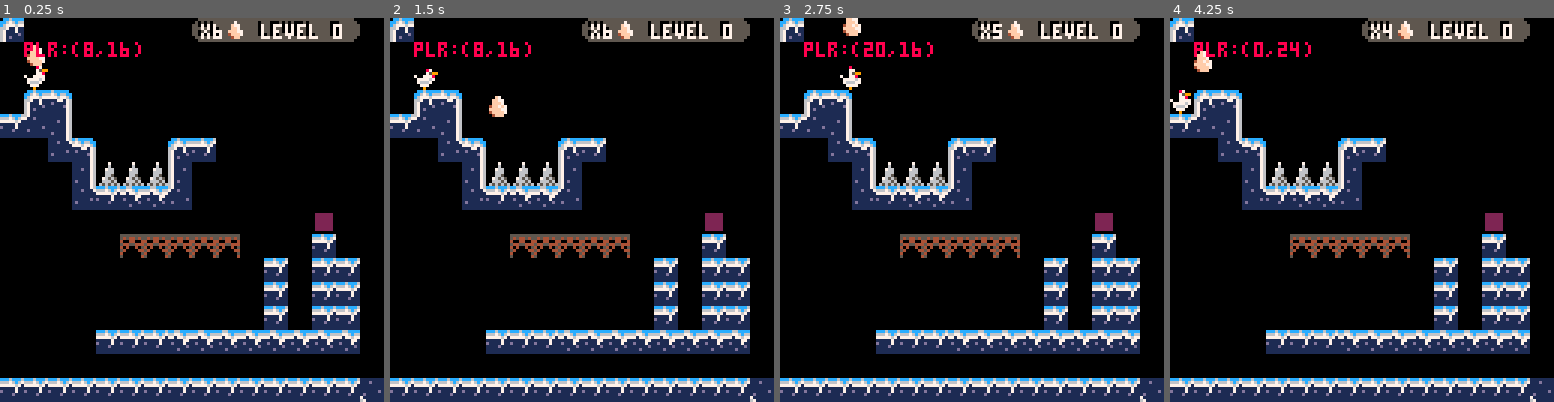
Above: before the commit, frames 1-4 (left to right).
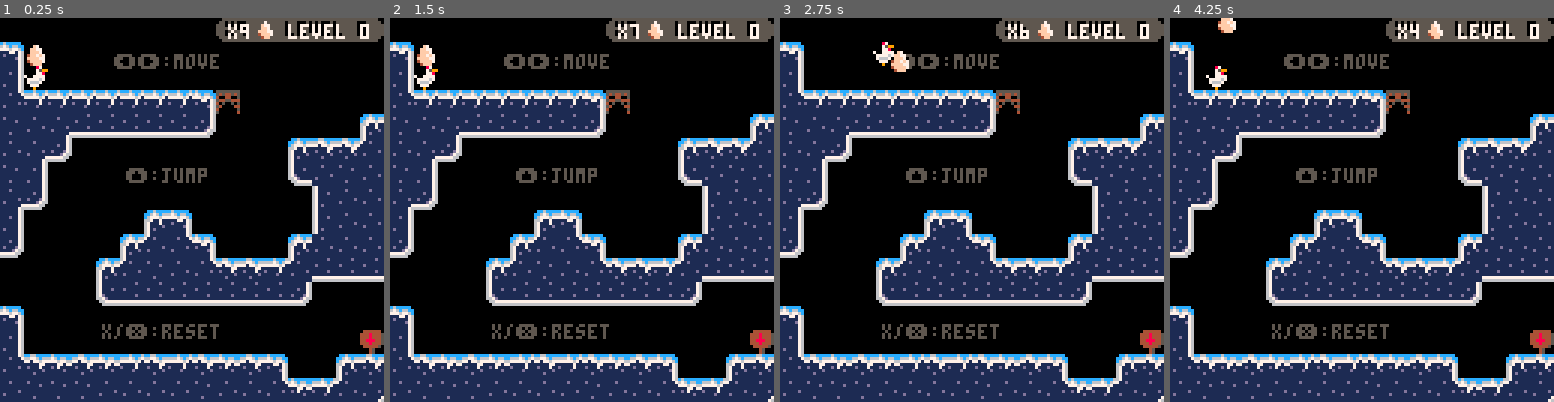
Above: after the commit, the same moments.

Repository: olmorrish/GMTK2021
Game: PICO-8 cartridge gmtk21.p8
Same seed, same stepped clock (60 frames per second), same inputs: the game is played once before the commit and once after it.
Inputs:
- Up to frame 1 (0.25 s): no input
- Up to frame 2 (1.5 s): tap X (X key) at 0.33, 1.07 s; tap O (Z key) at 0.7 s
- Up to frame 3 (2.75 s): hold Right 1.6-2.1 s; tap O (Z key) at 1.7, 2.1, 2.5 s; tap X (X key) at 1.85 s; hold Up 2.15-2.42 s; hold Right from 2.47 s (still down)
- Up to frame 4 (4.25 s): tap O (Z key) every 0.4 s from 2.9 to 4.1 s; tap X (X key) at 2.97, 4.08 s; release Right at 3.03 s; hold Left 3.08-3.58 s; hold Down 3.63-3.97 s; hold Right from 4.02 s (still down)

The runs differ from the first frame. In frame 1, 50% of the frame differs, in the area x 0-100%, y 0-100%; in frame 2, 51%; in frame 3, 51%; in frame 4, 51%.

Commit message:
3 Levels, Reset, Misc Fixes

Diff:
--- a/gmtk21.p8
+++ b/gmtk21.p8
@@ -27,7 +27,8 @@
   h=8, w=8,
   dx=0, dy=0,
   max_dx=2, max_dy=3,
-  anim=0 --todo
+  anim_speed=0.1,
+		next_anim_time=time(),
  }
 
  --physics
@@ -38,7 +39,7 @@
  gameover=false
  carrying_egg=true
  level_num=0
- lives_left=6
+ lives_left=9
 
  --camera
  cam_x=0
@@ -49,18 +50,31 @@
 --update and draw
 
 function _update()
-	player_update()
-	egg_update()
-	camera_update()
+ if not gameover then
+		player_update()
+		egg_update()
+		camera_update()
+		cheats_update()
+ end
 end
 
 function _draw()
  cls()
 	map(0,0)
-	player_draw()
-	egg_draw()
+
+	tips_draw()
+
+	if gameover then
+	 gameover_draw()
+	else
+	 player_draw()
+	end
+
+
 	ui_draw()
-	debug_draw()
+ egg_draw()
+ --debug_draw()
+
 end
 
 function camera_update()
@@ -72,6 +86,7 @@
 end
 
 function player_draw()
+ if gameover then return end
 
  if player.jumping then
  	player.sp=5
@@ -117,26 +132,101 @@
 end
 
 function ui_draw()
- spr(52,75,0)
+
+ local x=cam_x
+ local y=cam_y
+
+ --background panel
+ spr(49,x+72,y)
+ i=80
+ while i<=112 do
+  spr(50,x+i,y+0)
+  i+=8
+ end
+ spr(51,x+120,y)
+
+ --mini-egg
+ if level_num<10 then
+  spr(52,x+85,y+0)
+ else
+  spr(52,x+84,y+0)
+ end
 
  local str_lives="x"..lives_left
- print(str_lives,66,1,0)
- print(str_lives,67,2,7)
+ print(str_lives,x+75,y+1,0)
+ print(str_lives,x+76,y+2,7)
 
  local str_lvl="level "..level_num
- if(level_num<10) then
-  print(str_lvl,86,1,0)
-  print(str_lvl,87,2,7)
+ if level_num<10 then
+  print(str_lvl,x+95,y+1,0)
+  print(str_lvl,x+96,y+2,7)
  else
-  print(str_lvl,84,1,0)
-  print(str_lvl,85,2,7)
- end
+  print(str_lvl,x+92,y+1,0)
+  print(str_lvl,x+93,y+2,7)
+ end
+end
+
+function gameover_draw()
+ --offsets
+ local x=cam_x local y=cam_y
+
+ --background
+	rectfill(x+32,y+32,
+	 x+96,y+96,7)
+	rectfill(x+33,y+33,
+	 x+95,y+95,0)
+
+	--teleport that egg over here
+	egg.x=x+59
+	egg.y=y+60
+	if time()>egg.next_anim_time then
+ 	if egg.sp<25 then
+ 	 egg.sp+=1
+ 	end
+ 	egg.next_anim_time=time()+egg.anim_speed
+ end
+
+ --meticulously-placed text
+ print("you ran out of",x+37,y+40,7)
+ print("lives!",x+53,y+48,7)
+
+ print("ctrl+r",x+53,y+76,7)
+ print("to retry",x+48,y+84,7)
+
+end
+
+function tips_draw()
+	tip("⬅️➡️:move",38,12,0)
+	tip("⬆️:jump",42,50,0)
+	tip("x/❎:reset",34,102,0)
+
+	tip("spikes hurt!",32,12,1)
+	tip("z/🅾️:throw",20,52,1)
+	tip("z/🅾️:pick up",20,60,1)
+	tip("no egg=",44,80,1)
+	tip("move faster",44,86,1)
+	tip("jump farther",44,92,1)
+
+	tip("🅾️/z + ⬆️",32,32,3)
+end
+
+function tip(text,xp,yp,lvl)
+	--offsets by level
+	local x=xp+(lvl*128)%1024
+	local y=yp+(flr(lvl/8))*128
+	print(text,x,y,5)
 end
 
 function debug_draw()
  --player coordinates
- local c="plr:".."("..flr(player.x)..","..flr(player.y)..")"
- print(c,cam_x+8,cam_y+8,8)
+ local p="plr:".."("..flr(player.x)..","..flr(player.y)..")"
+ local e="egg:".."("..flr(egg.x)..","..flr(egg.y)..")"
+ local c="cam:".."("..flr(cam_x)..","..flr(cam_y)..")"
+ local r="rsp:".."("..flr(player.resp_x)..","..flr(player.resp_y)..")"
+ print(p,cam_x+8,cam_y+8,8)
+ print(e,cam_x+8,cam_y+16,8)
+ print(c,cam_x+8,cam_y+24,8)
+ print(r,cam_x+8,cam_y+32,8)
 end
 -->8
 --player functions
@@ -173,6 +263,11 @@
 		end
  end
 
+ --❎ reset
+ if btnp(❎) then
+ 	kill_player()
+ end
+
  --map collision below
  if player.dy>0 then
   player.falling=true
@@ -181,13 +276,14 @@
 
   player.dy=limit_speed(player.dy,player.max_dy)
 
-  if collide_map(player,"down",0) then
+
+  if collide_map(player,"down",2) then
+  	kill_player()
+  elseif collide_map(player,"down",0) then
    player.landed=true
    player.falling=false
    player.dy=0
    player.y-=(player.y+player.h)%8
-  elseif collide_map(player,"down",2) then
-  	kill_player()
   end
  end
 
@@ -212,7 +308,7 @@
  	 player.dx=limit_speed(player.dx,player.max_dx)
   end
 
-  if collide_map(player,"left",0) then
+  if collide_map(player,"left",1) then
    player.x+=0
    player.dx=0
   end
@@ -226,7 +322,7 @@
  	 player.dx=limit_speed(player.dx,player.max_dx)
   end
 
-  if collide_map(player,"right",0) then
+  if collide_map(player,"right",1) then
    player.x-=0
    player.dx=0
   end
@@ -276,12 +372,20 @@
 --egg functions
 
 function egg_update()
+ if gameover then return end
+
  if carrying_egg then
+
+	 --map collision up
+	 if player.dy<0 then
+	  if collide_map(egg,"up",1) then
+	   player.dy=0 --blocks player
+	   --player.y+=0.5
+	  end
+	 end
 
 	 --map collision/friction left/right
 	 if player.dx<0 then
-	 	egg.dx=limit_speed(egg.dx,egg.max_dx)
-	  egg.dx+=friction
 	  if collide_map(egg,"left",0) then
 	   egg.dx=0
 	   player.dx=0 --blocks player
@@ -290,8 +394,6 @@
 	 end
 
 	 if player.dx>0 then
-	 	egg.dx=limit_speed(egg.dx,egg.max_dx)
-	  egg.dx-=friction
 	  if collide_map(egg,"right",0) then
 	   egg.dx=0
 	   player.dx=0 --blocks player
@@ -313,10 +415,12 @@
 		--map collision below
 	 if egg.dy>0 then
 	  egg.dy=limit_speed(egg.dy,egg.max_dy)
-	  if collide_map(egg,"down",0) then
+	  if collide_map(egg,"down",2) then
+  	 kill_egg()
+	  elseif collide_map(egg,"down",0) then
 	   egg.dy=0
 	   egg.y-=(egg.y+egg.h)%8
-	  end
+   end
 	 end
 
 	 --map collision above
@@ -330,7 +434,7 @@
 	 --map collision/friction left/right
 	 if egg.dx<0 then
 	 	egg.dx=limit_speed(egg.dx,egg.max_dx)
-	  if collide_map(egg,"left",0) then
+	  if collide_map(egg,"left",1) then
 	   egg.x+=0
 	   egg.dx=0
 	  end
@@ -338,7 +442,7 @@
 
 	 if egg.dx>0 then
 	 	egg.dx=limit_speed(egg.dx,egg.max_dx)
-	  if collide_map(egg,"right",0) then
+	  if collide_map(egg,"right",1) then
 	   egg.x-=0
 	   egg.dx=0
 	  end
@@ -364,7 +468,7 @@
  	else
  	 egg.dx=9999
  	end
- 	egg.dy=-10
+ 	egg.dy=-5
  end
 
 	carrying_egg=false
@@ -394,8 +498,8 @@
   x1=x+w-1 y1=y
   x2=x+w   y2=y+h-1
  elseif dir=="up" then
-  x1=x     y1=y-3
-  x2=x+w-1 y2=y-2
+  x1=x     y1=y-1
+  x2=x+w-1 y2=y
  elseif dir=="down" then
   x1=x     y1=y+h-1
   x2=x+w-1 y2= y+h
@@ -420,10 +524,10 @@
 
 function bound_player_egg()
 	--get level boundaries
-	local x1=level_num*128
-	local y1=0
-	local x2=level_num*128+128
-	local y2=128
+	local x1=(level_num*128)%1024
+	local y1=cam_y
+	local x2=(level_num*128)%1024+128
+	local y2=cam_y+128
 
 	--compensate for hitbox
 	x2-=8 y2-=8
@@ -431,12 +535,12 @@
 	if player.x<x1 then player.x=x1 end
 	if player.x>x2 then player.x=x2 end
 	if player.y<y1 then player.y=y1 end
-	if player.y>x2 then player.y=y2 end
+	if player.y>y2 then player.y=y2 end
 
 	if egg.x<x1 then egg.x=x1 end
 	if egg.x>x2 then egg.x=x2 end
 	if egg.y<y1 then egg.y=y1 end
-	if egg.y>x2 then egg.y=y2 end
+	if egg.y>y2 then egg.y=y2 end
 end
 -->8
 --game logic
@@ -446,8 +550,7 @@
 
 	--move player respawn
 	player.resp_x=(level_num*128)%1024+8
-	player.resp_y=(flr(level_num/8))*128+8
-
+	player.resp_y=(flr(level_num/8))*128
 
  respawn(false)
 end
@@ -458,6 +561,8 @@
 		lives_left-=1
 		if lives_left<1 then
 		 game_over()
+		else
+		 carrying_egg=true
 		end
 	end
 
@@ -467,11 +572,21 @@
  player.dx=0
  player.dy=0
 
-	carrying_egg=true
 end
 
 function game_over()
 	gameover=true
+	carrying_egg=false
+end
+-->8
+--cheats
+
+function cheats_update()
+	if btn(⬇️) then
+		if btnp(⬆️) then
+			next_level()
+		end
+	end
 end
 
 
@@ -685,30 +800,30 @@
 
 
 __gff__
-0000000000000000000000000000000000000000000000000000000000000000000000000000000000000000000000000000000000000000000000000000000000030303030303030303030303030303000303030303030303030303030303030000030300030003030003000303000300030300030303030003030303000303
-0440000000000000000000000000000001000000000000000000000000000000000000000000000000000000000000000000000000000000000000000000000000000000000000000000000000000000000000000000000000000000000000000000000000000000000000000000000000000000000000000000000000000000
+0000000000000000000000000000000000000000000000000000000000000000000000000000000000000000000000000000000000000000000000000000000003030303030003030303030303030303030303030303030303030303030303030303030303030003030003000303000303030303030303030003030303000303
+0540000000000000000000000000000001010101000000000000000000000000000000000000000000000000000000000000000000000000000000000000000000000000000000000000000000000000000000000000000000000000000000000000000000000000000000000000000000000000000000000000000000000000
 __map__
-4100000000000000313232323232330000000000000000000000000000000000000000000000000000000000000000000000000000000000000000000000000000000000000000000000000000000000000000000000000000000000000000000000000000000000000000000000000000000000000000000000000000000000
-0000000000000000000000000000000000000000000000000000000000000000000000000000000000000000000000000000000000000000000000000000000000000000000000000000000000000000000000000000000000000000000000000000000000000000000000000000000000000000000000000000000000000000
-0000000000000000000000000000000000000000000000000000000000000000000000000000000000000000000000000000000000000000000000000000000000000000000000000000000000000000000000000000000000000000000000000000008100000000000000000000000000000081000000000000000000000000
-0041440000000000000000000000000090909090000000000000000000000000909090810000000000000000000000009090908100000000000000000000000090909081000000000000000000000000909090810000000000000000000000009090900000000000000000000000000090909000000000000000000000000000
-4263540000000000000000000000000000000090000000000000000000000000000000000000000000000000000000000000000000000000000000000000000000000000000000000000000000000000000000000000000000000000000000000000000000000000000000000000000000000000000000000000000000000000
-0000624400000041420000000000000000000090000000810000000000000000000000000000000000000000000000000000000000000000000000000000000000000000000000000000000000000000000000000000000000000000000000000000000000000000000000000000000000000000000000000000000000000000
-0000005480808051000000000000000000000090000090900000000000000000000000000000000000000000000000000000000000000000000000000000000000000000000000000000000000000000000000000000000000000000000000000000000000000000000000000000000000000000000000000000000000000000
-0000006242434363000000000000000000000090808090000000000000000000000000000000000000000000000000000000000000000000000000000000000000000000000000000000000000000000000000000000000000000000000000000000000000000000000000000000000000000000000000000000000000000000
-0000000000000000000000000081000000000000000000000000000000000000000000000000000000000000000000000000000000000000000000000000000000000000000000000000000000000000000000000000000000000000000000000000000000000000000000000000000000000000000000000000000000000000
-0000000000909090909000000042000000000000000000000000000000000000000000000000000000000000000000000000000000000000000000000000000000000000000000000000000000000000000000000000000000000000000000000000000000000000000000000000000000000000000000000000000000000000
-0000000000000000000000420042420000000000000000000000000000000000000000000000000000000000000000000000000000000000000000000000000000000000000000000000000000000000000000000000000000000000000000000000000000000000000000000000000000000000000000000000000000000000
-0000000000000000000000420042420000000000000000000000000000000000000000000000000000000000000000000000000000000000000000000000000000000000000000000000000000000000000000000000000000000000000000000000000000000000000000000000000000000000000000000000000000000000
-0000000000000000000000420042420000000000000000000000000000000000000000000000000000000000000000000000000000000000000000000000000000000000000000000000000000000000000000000000000000000000000000000000000000000000000000000000000000000000000000000000000000000000
-0000000042424243434343434343430000000000000000000000000000000000000000000000000000000000000000000000000000000000000000000000000000000000000000000000000000000000000000000000000000000000000000000000000000000000000000000000000000000000000000000000000000000000
-0000000000000000000000000000000000000000000000000000000000000000000000000000000000000000000000000000000000000000000000000000000000000000000000000000000000000000000000000000000000000000000000000000000000000000000000000000000000000000000000000000000000000000
-4242424242424242424242424242425300000000000000000000000000000000000000000000000000000000000000000000000000000000000000000000000000000000000000000000000000000000000000000000000000000000000000000000000000000000000000000000000000000000000000000000000000000000
+0000000000000000000000000000000000000000000000000000000000000000000000000000000000717272727253610000000000000000000000000000000000000000000000000000000000000000000000000000000000000000000000000000000000000000000000000000000000000000000000000000000000000000
+4400000000000000000000000000000000000000000000000000000000000000000000000000000000000000000071530000000000000000000000000000000000000000000000000000000000000000000000000000000000000000000000000000000000000000000000000000000000000000000000000000000000000000
+5400000000000000000000000000000044000000000000000000000000000041000000000000000000000000000000510000000045929145454500000000000000000000000000000000000000000000000000000000000000000000000000000000008100000000000000000000000000000081000000000000000000000000
+6242424242424242449000000000000062424244000041440000417544000051424492000000000000000000000000514343000000000000004500000000000090909081000000000000000000000000909090810000000000000000000000009090900000000000000000000000000090909081000000000000000000000000
+6164527272727272740000000000004161616162424263618080527274000051615400000000000000000000700000710043000000000000004500000000000000000000000000000000000000000000000000000000000000000000000000000000000000000000000000000000000000000000000000000000000000000000
+6452740000000000000000004143436361527272727272727272740000000051615400007000000041440000550000000043430000000000004500000000000000000000000000000000000000000000000000000000000000000000000000000000000000000000000000000000000000000000000000000000000000000000
+6154000000000000000000007164616472740000000000000000000000000071615480805580008051548080550000000000004343434300004500000000000000000000000000000000000000000000000000000000000000000000000000000000000000000000000000000000000000000000000000000000000000000000
+5274000000000000000000000051646400000000000000000000000000000000527272727253805272727272740000000000000000000000000000000000000000000000000000000000000000000000000000000000000000000000000000000000000000000000000000000000000000000000000000000000000000000000
+5400000000004144000000000051646400000000000000000000000000414343740000000071725400000000000000000000000000000000000000000000000000000000000000000000000000000000000000000000000000000000000000000000000000000000000000000000000000000000000000000000000000000000
+7400000000416362440000004164646400000050739293939391737373727272000000000000006000000000000000410000000000000000000000000000000000000000000000000000000000000000000000000000000000000000000000000000000000000000000000000000000000000000000000000000000000000000
+0000000041636164624343426372727244000000000000000000000000000000008100000000000000000000000041630000000000000000000000000000000000000000000000000000000000000000000000000000000000000000000000000000000000000000000000000000000000000000000000000000000000000000
+0000000071727272727272727400000054000000000000000000000000000000434492000000000000000000000051640000000000000000000000000000000000000000000000000000000000000000000000000000000000000000000000000000000000000000000000000000000000000000000000000000000000000000
+4400000000000000000000000000000054000000000000000000000000000081615400007000000090920000414363610000000000000000000000000000000000000000000000000000000000000000000000000000000000000000000000000000000000000000000000000000000000000000000000000000000000000000
+5400000000000000000000000000008162424400000000000000000041426542645400005500004144000000516161610000000000000000000000000000000000000000000000000000000000000000000000000000000000000000000000000000000000000000000000000000000000000000000000000000000000000000
+6243654365424342436543440000414364646275434400000041654363646461615480805580805154808080516161610000000000000000000000000000000000000000000000000000000000000000000000000000000000000000000000000000000000000000000000000000000000000000000000000000000000000000
+6461616164646464616464626542635264646464646480808064616464616464646164646464646464646464646161610000000000000000000000000000000000000000000000000000000000000000000000000000000000000000000000000000000000000000000000000000000000000000000000000000000000000000
 0000000000000000000000000000000000000000000000000000000000000000000000000000000000000000000000000000000000000000000000000000000000000000000000000000000000000000000000000000000000000000000000000000000000000000000000000000000000000000000000000000000000000000
 0000000000000000000000000000000000000000000000000000000000000000000000000000000000000000000000000000000000000000000000000000000000000000000000000000000000000000000000000000000000000000000000000000000000000000000000000000000000000000000000000000000000000000
 0000000000000000000000000000000000000000000000000000000000000000000000000000000000000000000000000000000000000000000000000000000000000000000000000000000000000000000000000000000000000000000000000000000000000000000000000000000000000000000000000000000000000000
-9090900000000000000000000000000000000000000000000000000000000000000000000000000000000000000000000000000000000000000000000000000000000000000000000000000000000000000000000000000000000000000000000000000000000000000000000000000000000000000000000000000000000000
-000000000000000000000000000000004c4c4c4c4c0000000000000000000000000000000000000000000000000000000000000000000000000000000000000000000000000000000000000000000000000000000000000000000000000000000000000000000000000000000000000000000000000000000000000000000000
+9090900000000000000000000000000000000000810000000000000000000000000000008100000000000000000000000000000000810000000000000000000000000000008100000000000000000000000000000000000000000000000000000000000000000000000000000000000000000000000000000000000000000000
+000000000000000000000000000000004c4c4c4c4c0000000000000000000000484848484800000000000000000000004848484848000000000000000000000048484848480000000000000000000000000000000000000000000000000000000000000000000000000000000000000000000000000000000000000000000000
 0000000000000000000000000000000000000000000000000000000000000000000000000000000000000000000000000000000000000000000000000000000000000000000000000000000000000000000000000000000000000000000000000000000000000000000000000000000000000000000000000000000000000000
 0000000000000000000000810000000000000000000000000000000000000000000000000000000000000000000000000000000000000000000000000000000000000000000000000000000000000000000000000000000000000000000000000000000000000000000000000000000000000000000000000000000000000000
 
Not shown, changed: 48 lines of the sprite sheet (__gfx__) section of gmtk21.p8
